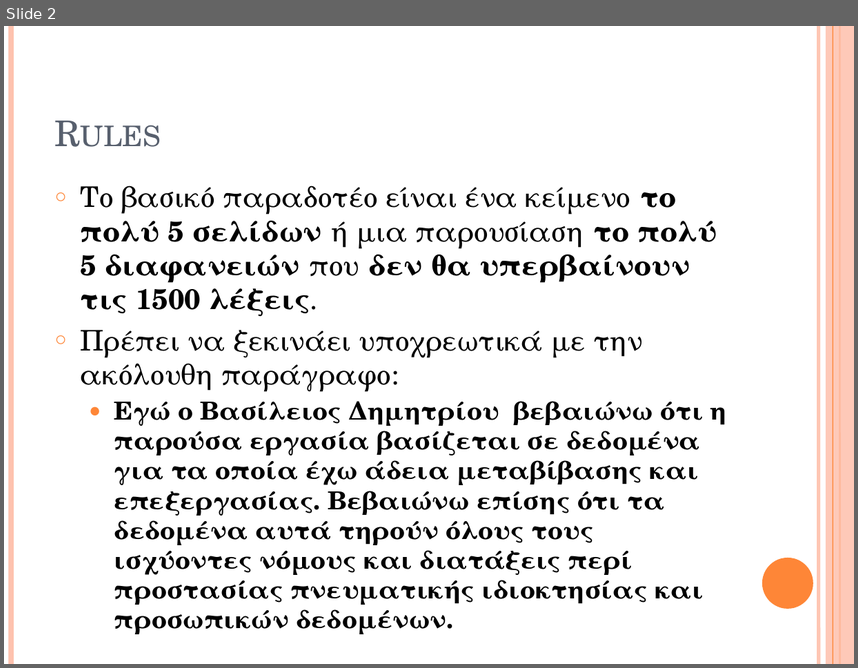
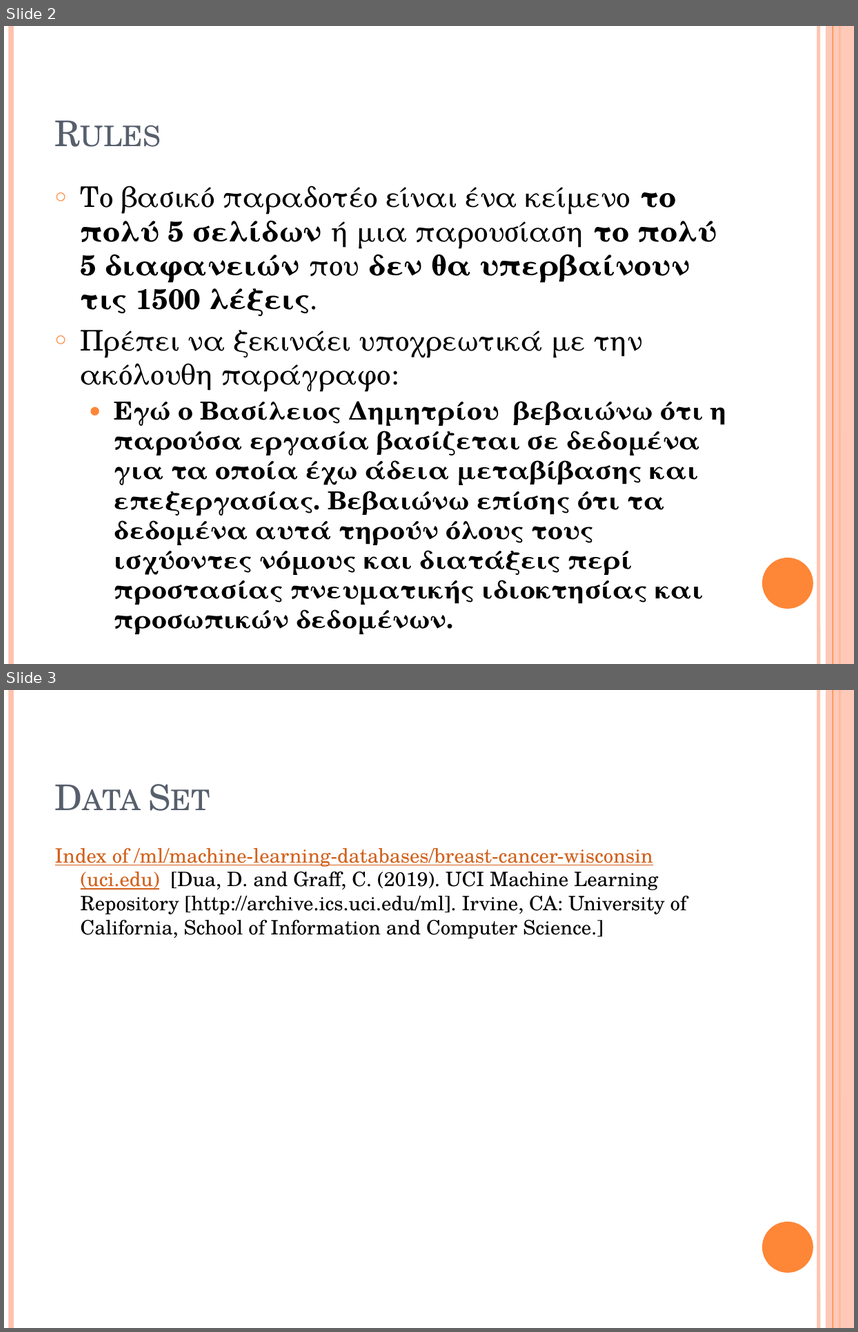
Before and after one commit to Vasilisdi/Data-Analyst-NTUA-Course---Vasileios-Dimitriou, a slide deck: Vasileios Dimitriou.pptx. Shown one above the other, each under a label of ours: slide 2 before the commit, slides 2 and 3 after it. The pictures are 858x668 and 858x1332 pixels, drawn with LibreOffice and Linux fonts; fonts in the diff are those of the drawing. Boxes give left, top, right and bottom in pixels: in the first picture for what was removed or moved away, otherwise in the second. Text is boxed around its words. In the diff, an @@ line names an element or a change of style, - is before the commit and + after.

Commit message:
Update of the presentation

```diff
--- a/Vasileios Dimitriou.pptx
+++ b/Vasileios Dimitriou.pptx
@@ slide 3 added at [4,690,854,1328], background #FFFFFF; not listed: 6 template elements that a slide beside it also shows @@
@@ title added at [47,716,741,822], 30 pt, text #575F6D, small capitals @@
+Data Set
@@ text added at [55,848,687,938], 16.8 pt, text #000000 @@
+Index of /ml/machine-learning-databases/breast-cancer-wisconsin (uci.edu) [Dua, D. and Graff, C. (2019). UCI Machine Learning Repository [http://archive.ics.uci.edu/ml]. Irvine, CA: University of California, School of Information and Computer Science.]
```
